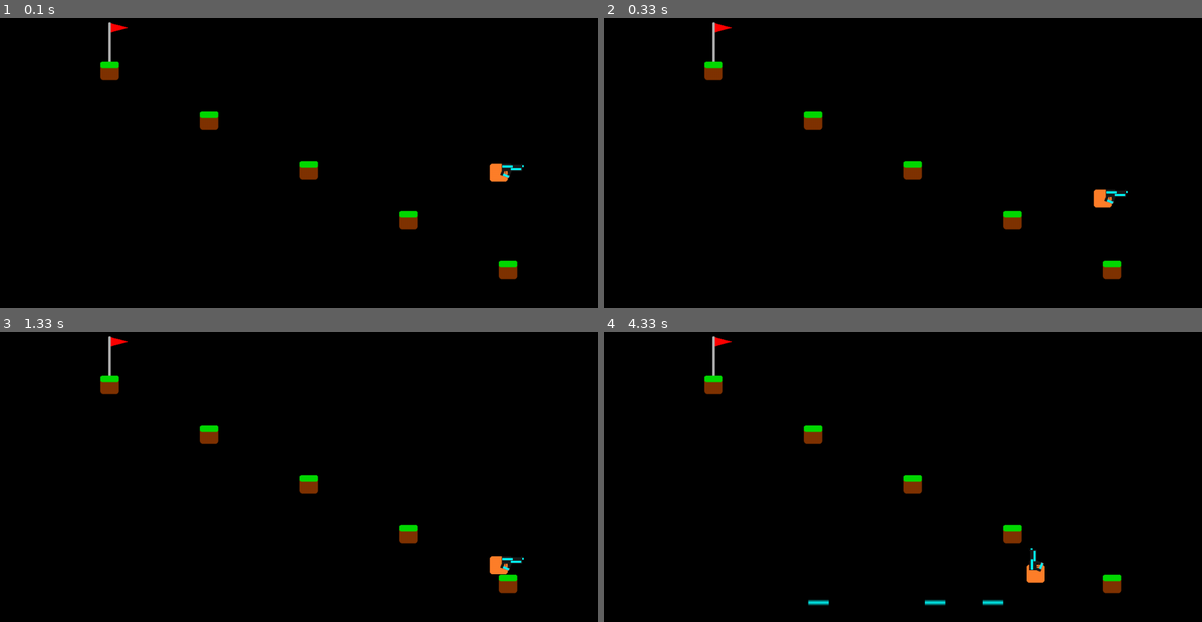
Above: before the commit, frames 1-4 (two rows, left to right).
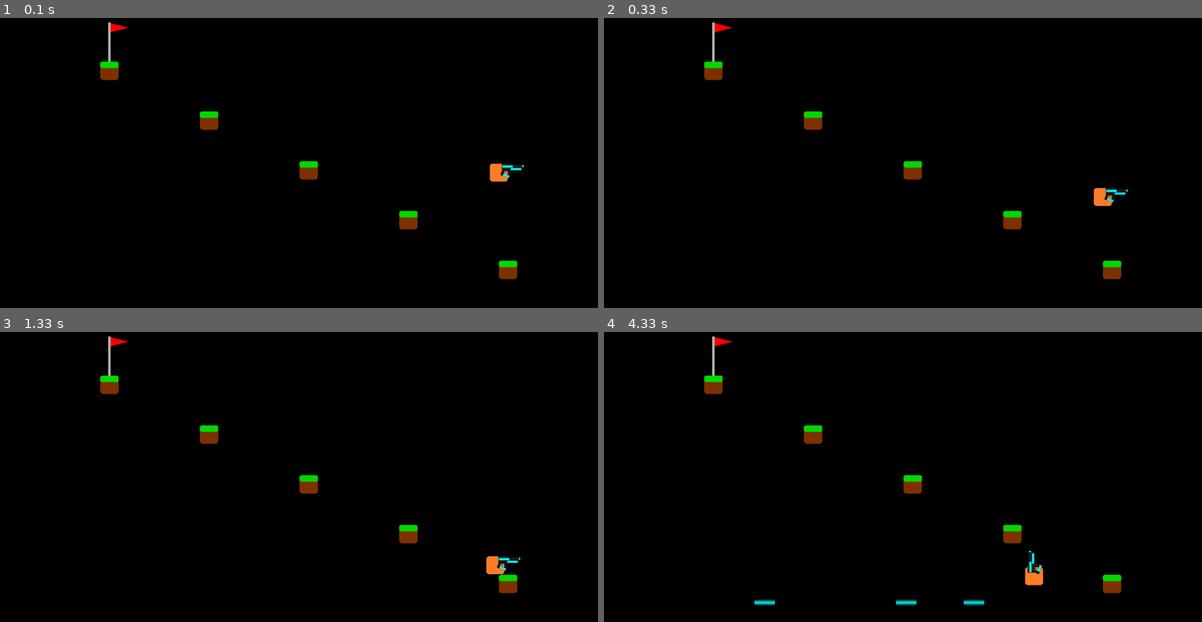
Above: after the commit, the same moments.

Repository: jmancodes27/platformer-pygame
Game: pygame game, started from platformer pygame/platformer_pygame.py
The game is run twice, just before and just after one commit, with the same random seed, the same clock (stepped at 60 frames per second) and the same inputs.
Inputs:
- Up to frame 1 (0.1 s): no input
- Up to frame 2 (0.33 s): no input
- Up to frame 3 (1.33 s): tap Space at 0.33 s; hold Right 0.67-1.13 s; tap A at 1.17 s
- Up to frame 4 (4.33 s): hold Up 1.5-1.97 s; hold W 1.5-1.97 s; hold Right 2-2.47 s; hold D 2-2.47 s; hold Left 2.5-3.03 s; hold A 2.5-3.03 s; tap Space at 3.4, 3.8, 4.1, 4.23 s; hold Left 3.73-4.13 s; hold A 3.73-4.13 s; hold Up from 4.17 s (still down); hold W from 4.17 s (still down)

Frame 1 is identical in both runs. In frame 2, 0.1% of the frame differs, in the area x 81-88%, y 58-66%; in frame 3, 0.1%; in frame 4, 0.6%, in the area x 25-74%, y 74-95%.

Commit message:
Tried to patch the same bug as before; player can't move and lags.

Diff:
--- a/platformer pygame/platformer_pygame.py
+++ b/platformer pygame/platformer_pygame.py
@@ -2,7 +2,7 @@
 import sys
 import time
 import math
-
+# part of the code was written with chatgpt
 start_time = time.time()
 game_time = 0
 
@@ -131,7 +131,7 @@
 player_rect.center = (1000, 400)
 can_jump = True
 game_level = 0
-frame_rate = 300
+frame_rate = 180
 time_per_frame = 1 / frame_rate
 # for some reason the pygame graph goes like this:
 #
@@ -219,11 +219,11 @@
   if keys[pygame.K_a]:
     if x_velocity > -2.5:
         print("a is going")
-        x_velocity += -0.05
+        x_velocity += -0.15
         x_velocity_dir = True
   elif keys[pygame.K_d]:
     if x_velocity < 2.5:
-        x_velocity += 0.05
+        x_velocity += 0.15
         x_velocity_dir = False
   if keys[pygame.K_w]:
     if y_velocity < 5 and can_jump:
@@ -269,9 +269,9 @@
 
       player_rect.x += x_velocity
       if x_velocity > 0:
-          x_velocity -= 0.05
+          x_velocity -= 0.1
       elif x_velocity < 0:
-          x_velocity += 0.05
+          x_velocity += 0.1
 
       for i in range(len(obstacle_list)):
         if plyr_coli_rect.colliderect(obstacle_list[i].tile_coli_rect):
@@ -332,20 +332,20 @@
           break
   for i in range(len(laser_projectiles)):
       if laser_projectiles[i].angle == 0:
+          laser_projectiles[i].projectile_rect.y -= 4
+      if laser_projectiles[i].angle == 1:
           laser_projectiles[i].projectile_rect.y -= 2
-      if laser_projectiles[i].angle == 1:
-          laser_projectiles[i].projectile_rect.y -= 1
-          laser_projectiles[i].projectile_rect.x += 1
+          laser_projectiles[i].projectile_rect.x += 2
       if laser_projectiles[i].angle == 2:
+          laser_projectiles[i].projectile_rect.x += 4
+      if laser_projectiles[i].angle == 3:
+          laser_projectiles[i].projectile_rect.y += 2
           laser_projectiles[i].projectile_rect.x += 2
-      if laser_projectiles[i].angle == 3:
-          laser_projectiles[i].projectile_rect.y += 1
-          laser_projectiles[i].projectile_rect.x += 1
       if laser_projectiles[i].angle == 5:
-          laser_projectiles[i].projectile_rect.y += 1
-          laser_projectiles[i].projectile_rect.x -= 1
+          laser_projectiles[i].projectile_rect.y += 2
+          laser_projectiles[i].projectile_rect.x -= 2
       if laser_projectiles[i].angle == 6:
-          laser_projectiles[i].projectile_rect.x -= 2
+          laser_projectiles[i].projectile_rect.x -= 4
       #BUG1
       if laser_projectiles[i].angle == 7:
           laser_projectiles[i].projectile_rect.y -= 1
